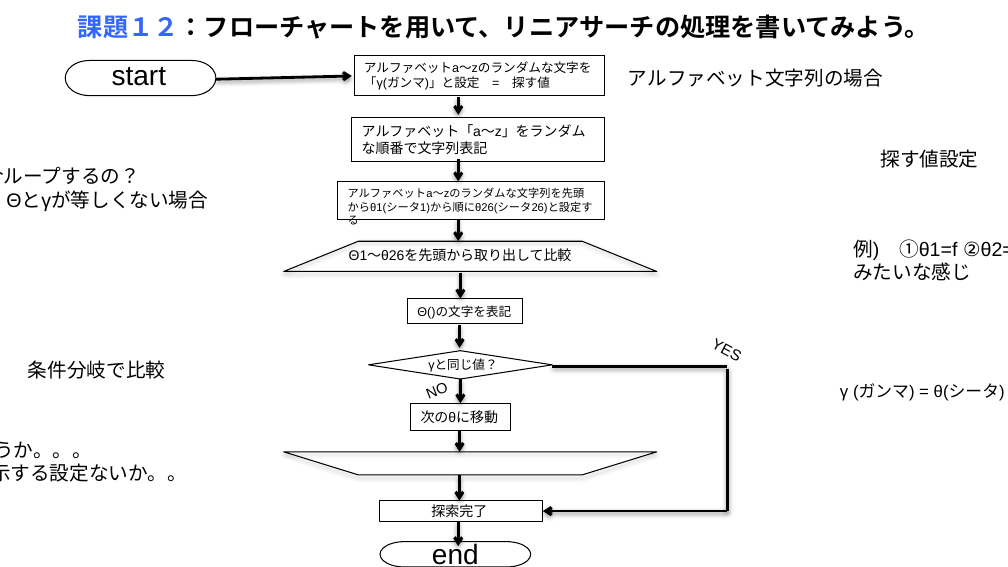
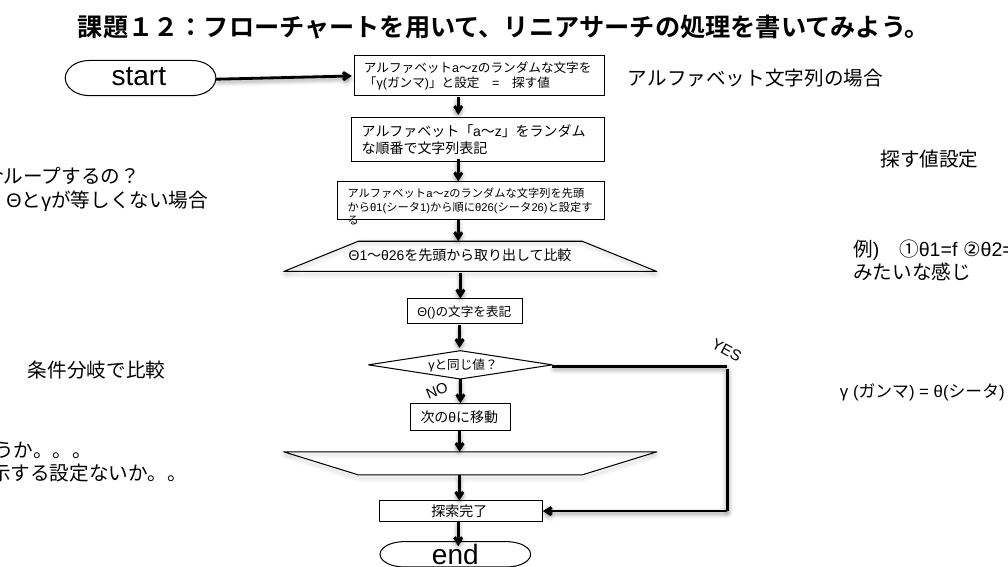
Before and after one commit to Taka-Haru/Challenge, a slide deck: slide 12 of challenge_0/Flowchart .pptx. Drawn at 1008x567 pixels with LibreOffice and Linux fonts; fonts in the diff are those of the drawing. Boxes give left, top, right and bottom in pixels: in the first picture for what was removed or moved away, otherwise in the second. Text is boxed around its words. In the diff, an @@ line names an element or a change of style, - is before the commit and + after.

```diff
--- a/challenge_0/Flowchart .pptx
+++ b/challenge_0/Flowchart .pptx
@@ text "課題１２：フローチャートを用いて、リニアサーチの処理を書いてみよう。" at [78,14,930,39]: text colour #3366FF to #000000 in "課題１２：フローチャートを用いて、リニアサーチの処理を書いてみよう。" @@
```
Also in this commit, not shown: 3 other slides changed.
